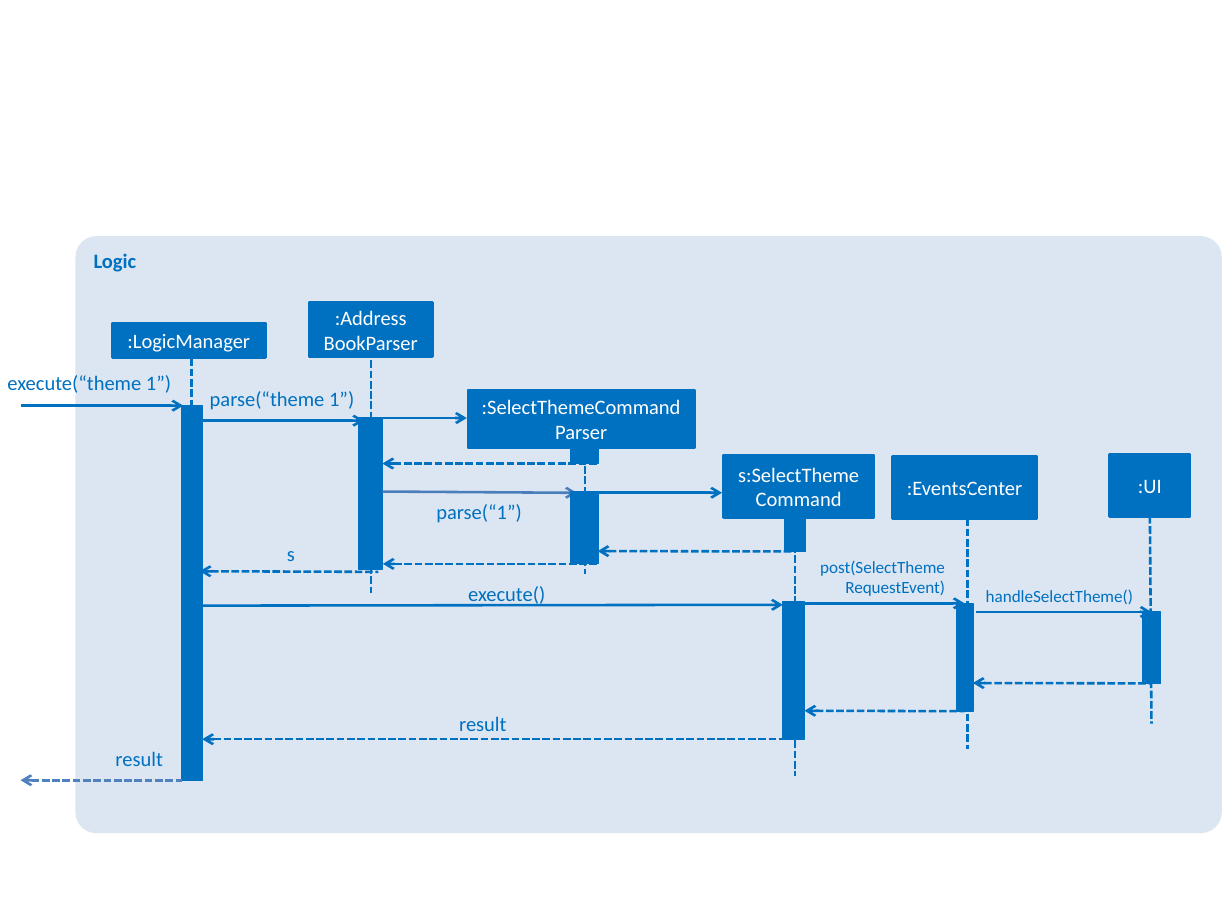
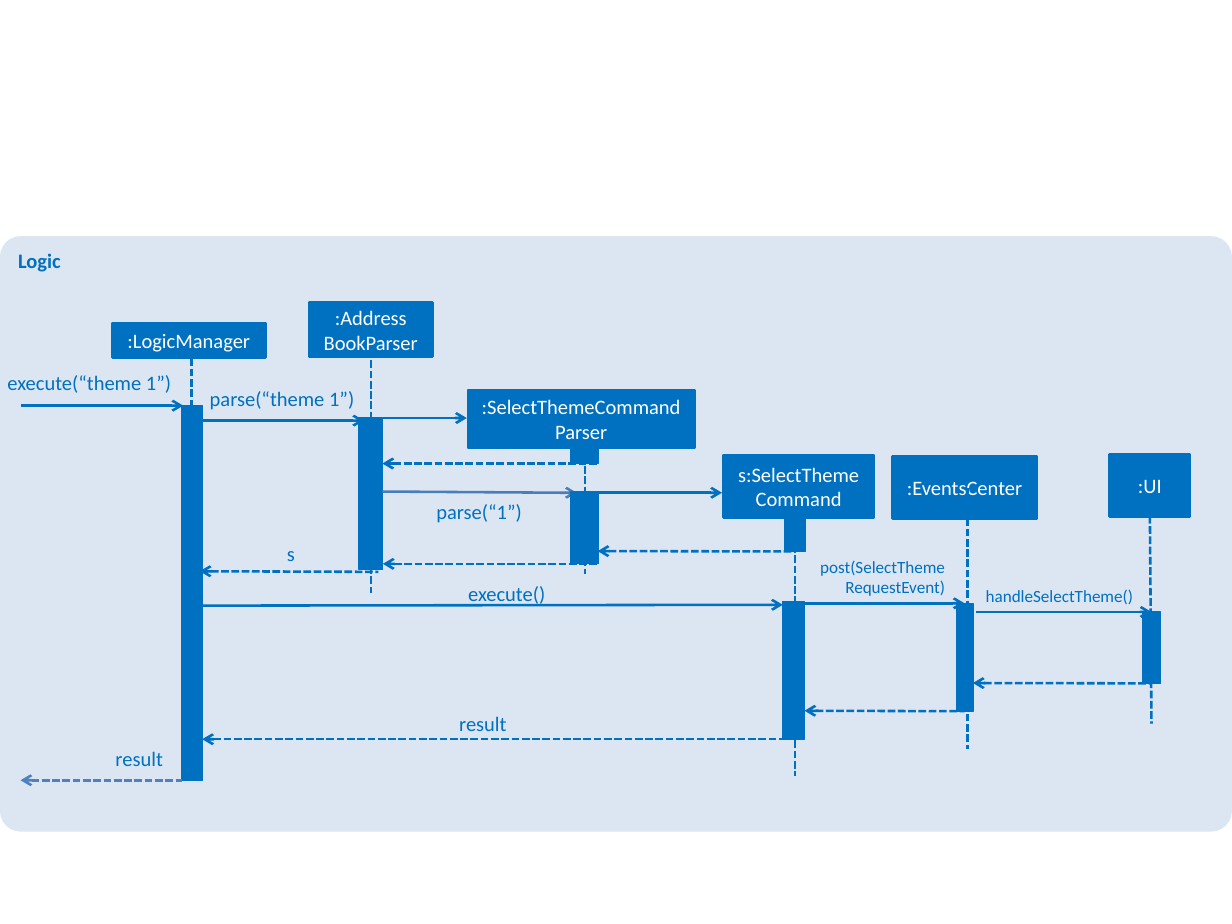
Before and after one commit to yuheng222/addressbook-level4, a slide deck: slide 1 of docs/diagrams/SelectThemeSequenceDiagram.pptx. Drawn at 1232x924 pixels with LibreOffice and Linux fonts; fonts in the diff are those of the drawing. Boxes give left, top, right and bottom in pixels: in the first picture for what was removed or moved away, otherwise in the second. Text is boxed around its words. In the diff, an @@ line names an element or a change of style, - is before the commit and + after.

```diff
--- a/docs/diagrams/SelectThemeSequenceDiagram.pptx
+++ b/docs/diagrams/SelectThemeSequenceDiagram.pptx
@@ rounded rectangle "Logic": place and size @@
-rounded rectangle "Logic" at (75, 237, 1221, 834)
+rounded rectangle "Logic" at (0, 237, 1232, 832)
```
Also in this commit, not shown: 3 other files.
